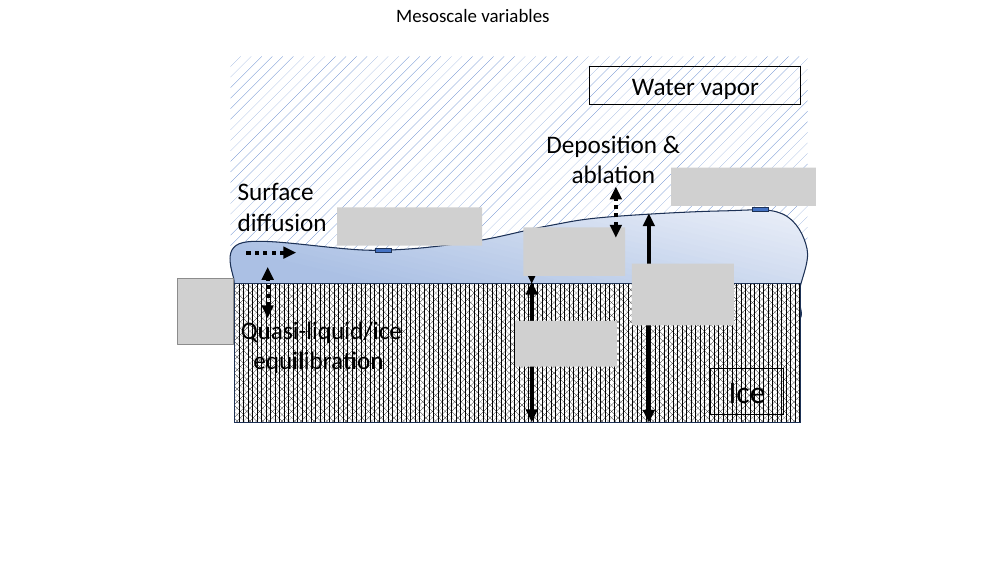
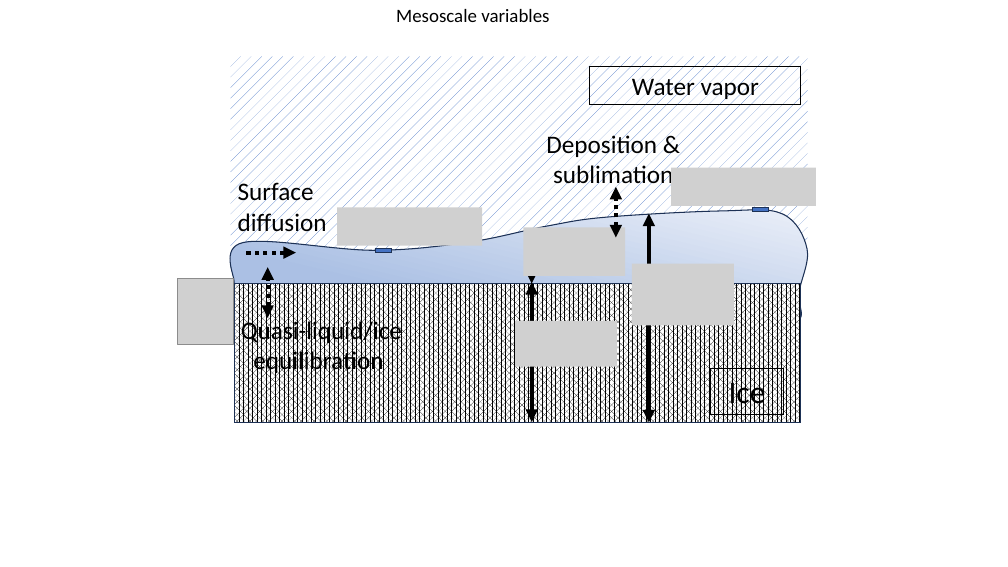
Before and after one commit to upschemistry/icecontinuum, a slide deck: slide 1 of 2025 - Nesh/Code and figures for continuum paper/Powerpoint_graphics.pptx. Drawn at 1008x567 pixels with LibreOffice and Linux fonts; fonts in the diff are those of the drawing; grey boxes stand for pictures. Boxes give left, top, right and bottom in pixels: in the first picture for what was removed or moved away, otherwise in the second. Text is boxed around its words. In the diff, an @@ line names an element or a change of style, - is before the commit and + after.

```diff
--- a/2025 - Nesh/Code and figures for continuum paper/Powerpoint_graphics.pptx
+++ b/2025 - Nesh/Code and figures for continuum paper/Powerpoint_graphics.pptx
@@ text at (546, 132, 673, 189): text changed @@
-Deposition & ablation
+Deposition & sublimation
```
Also in this commit, not shown: 21 other files.
